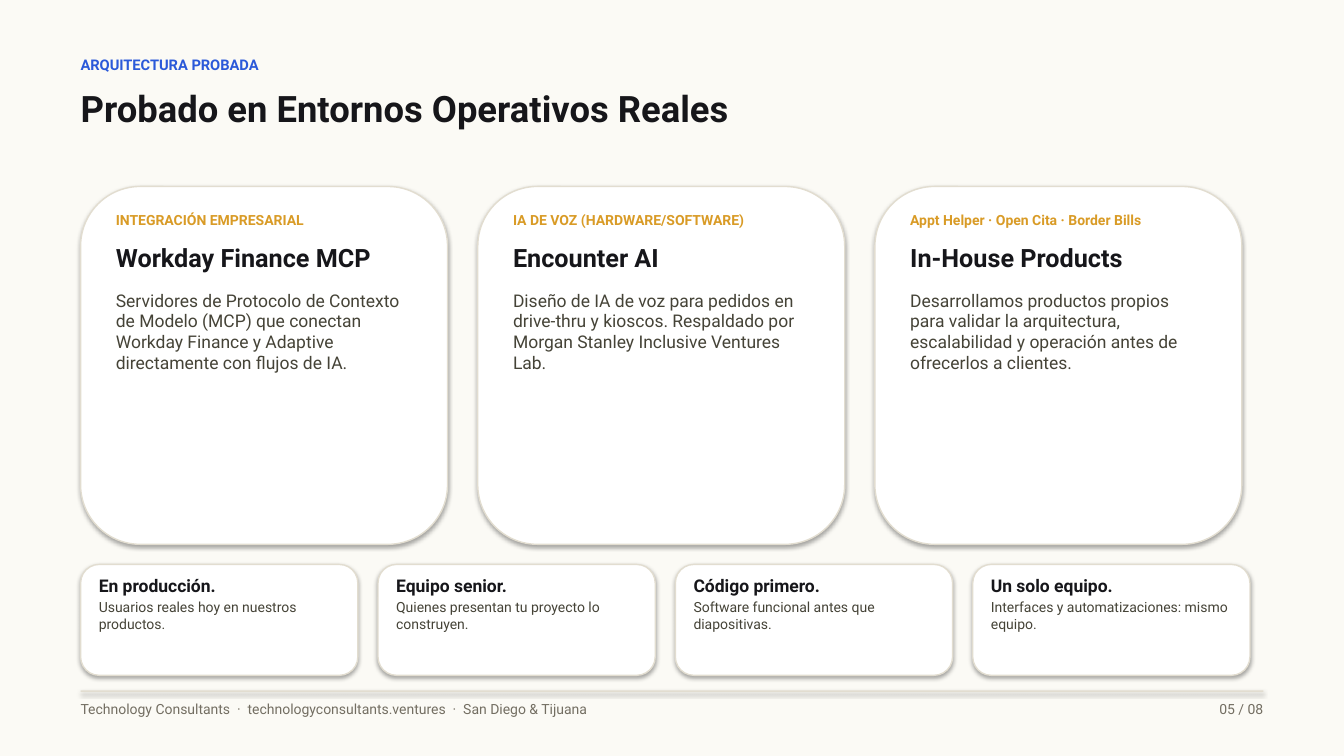
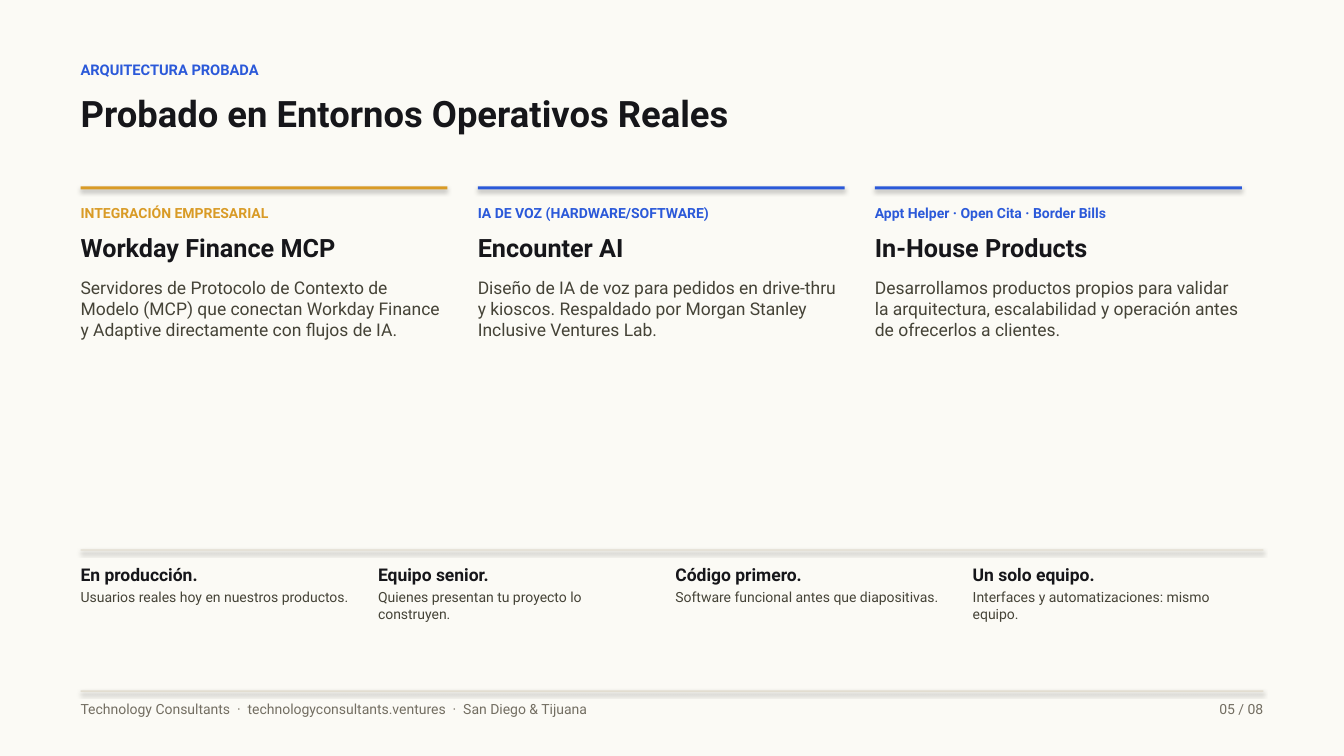
Before and after one commit to rguido198/TechnologyConsultantsVentures, a slide deck: slide 5 of Technology_Consultants_A_Quien_Enviarme_MX.pptx. Drawn at 1344x756 pixels with LibreOffice and Linux fonts; fonts in the diff are those of the drawing. Boxes give left, top, right and bottom in pixels: in the first picture for what was removed or moved away, otherwise in the second. Text is boxed around its words. In the diff, an @@ line names an element or a change of style, - is before the commit and + after.

Commit message:
Eliminate card containers from PPTX decks; switch to canvas-native typography layout with subtle accent line dividers

```diff
--- a/Technology_Consultants_A_Quien_Enviarme_MX.pptx
+++ b/Technology_Consultants_A_Quien_Enviarme_MX.pptx
@@ text "ARQUITECTURA PROBADA": place and size @@
-text "ARQUITECTURA PROBADA" at (81, 59, 259, 72)
+text "ARQUITECTURA PROBADA" at (81, 64, 259, 77)
@@ text "Probado en Entornos Operativos Reales": place and size @@
-text "Probado en Entornos Operativos Reales" at (81, 94, 728, 130)
+text "Probado en Entornos Operativos Reales" at (81, 99, 728, 135)
@@ text at (81, 205, 336, 263): less space between paragraphs @@
@@ text "INTEGRACIÓN EMPRESARIAL": place and size @@
-text "INTEGRACIÓN EMPRESARIAL" at (116, 212, 399, 373)
+text "INTEGRACIÓN EMPRESARIAL" at (81, 205, 440, 340)
@@ rounded rectangle removed at (81, 187, 448, 544) @@
@@ rectangle added at (81, 187, 448, 190), fill #D99B26 @@
@@ text at (478, 207, 709, 258): text colour #D99B26 to #2B59D9 in "IA DE VOZ (HARDWARE/SOFTWARE)"; less space between paragraphs @@
@@ text "IA DE VOZ (HARDWARE/SOFTWARE)": place and size @@
-text "IA DE VOZ (HARDWARE/SOFTWARE)" at (513, 214, 794, 369)
+text "IA DE VOZ (HARDWARE/SOFTWARE)" at (478, 207, 835, 336)
@@ rounded rectangle removed at (478, 187, 845, 544) @@
@@ rectangle added at (478, 187, 845, 190), fill #2B59D9 @@
@@ text at (875, 207, 1106, 258): text colour #D99B26 to #2B59D9 in "Appt Helper · Open Cita · Border ..."; less space between paragraphs @@
@@ text "Appt Helper · Open Cita ...": place and size @@
-text "Appt Helper · Open Cita ..." at (910, 214, 1177, 369)
+text "Appt Helper · Open Cita ..." at (875, 207, 1238, 336)
@@ rounded rectangle removed at (875, 187, 1242, 544) @@
@@ rectangle added at (875, 187, 1242, 190), fill #2B59D9 @@
@@ text "En producción." rewrapped from (99, 579, 296, 632) to (81, 568, 349, 605) @@
@@ rounded rectangle removed at (81, 565, 358, 676) @@
@@ rectangle added at (81, 549, 1263, 551), fill #E2DDD0 @@
@@ text "Equipo senior.": place and size @@
-text "Equipo senior." at (396, 579, 599, 632)
+text "Equipo senior." at (378, 568, 581, 622)
@@ rounded rectangle removed at (378, 565, 655, 676) @@
@@ text "Código primero." rewrapped from (694, 579, 875, 632) to (675, 568, 938, 605) @@
@@ rounded rectangle removed at (676, 565, 953, 676) @@
@@ text "Un solo equipo.": place and size @@
-text "Un solo equipo." at (991, 579, 1228, 632)
+text "Un solo equipo." at (973, 568, 1210, 622)
@@ rounded rectangle removed at (973, 565, 1250, 676) @@
```
Also in this commit, not shown: 7 other slides changed, 1 other file.
